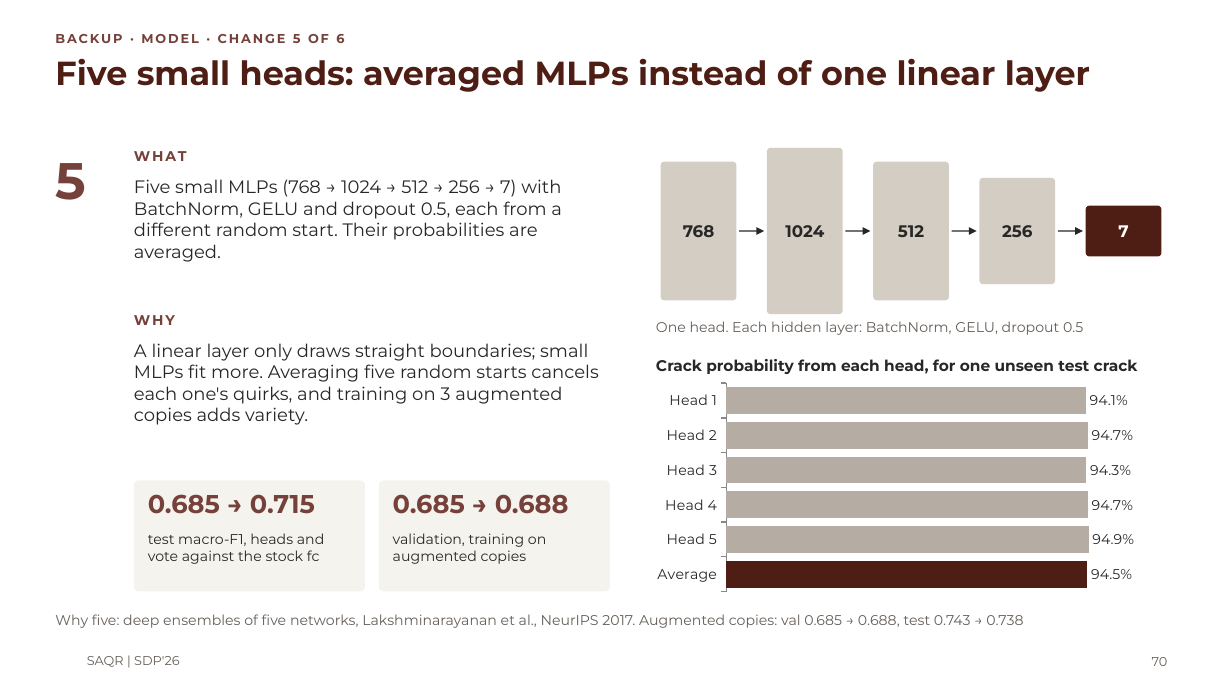
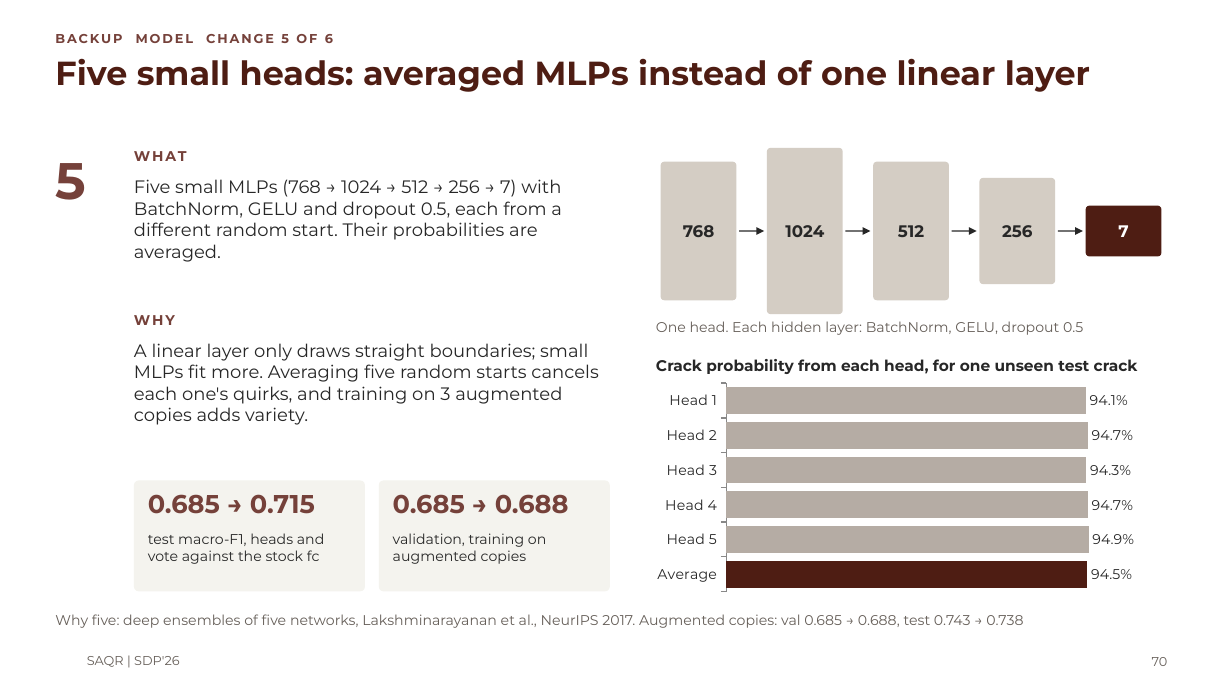
Before and after one commit to MASAR-AUS/SAQR, a slide deck: slide 70 of SAQR CMP490 Presentation.pptx. Drawn at 1232x693 pixels with LibreOffice and Linux fonts; fonts in the diff are those of the drawing; background and template pictures are left out. Boxes give left, top, right and bottom in pixels: in the first picture for what was removed or moved away, otherwise in the second. Text is boxed around its words. In the diff, an @@ line names an element or a change of style, - is before the commit and + after.

Commit message:
add D5 rupture test and backups

```diff
--- a/SAQR CMP490 Presentation.pptx
+++ b/SAQR CMP490 Presentation.pptx
@@ text at (x1=55, y1=34, x2=333, y2=43): text changed @@
-BACKUP · MODEL · CHANGE 5 OF 6
+BACKUP MODEL CHANGE 5 OF 6
```
Also in this commit, not shown: 36 other slides changed, 4 slides added, 4 other files.
